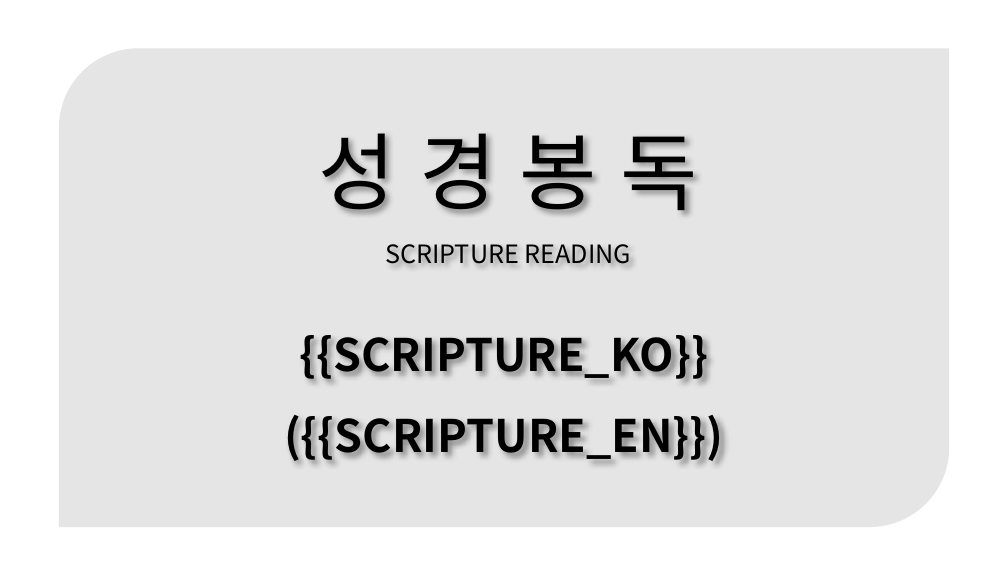
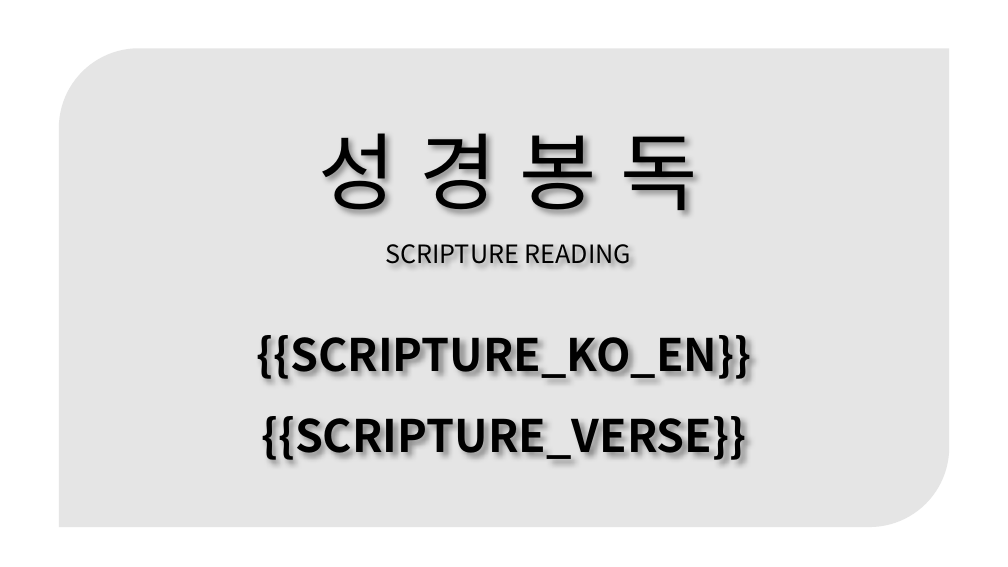
Before and after one commit to yosubcode/ppt, a slide deck: slide 21 of templates/Sunday_Template.pptx. Drawn at 1008x567 pixels with LibreOffice and Linux fonts; fonts in the diff are those of the drawing; background and template pictures are left out. Boxes give left, top, right and bottom in pixels: in the first picture for what was removed or moved away, otherwise in the second. Text is boxed around its words. In the diff, an @@ line names an element or a change of style, - is before the commit and + after.

```diff
--- a/templates/Sunday_Template.pptx
+++ b/templates/Sunday_Template.pptx
@@ text at [256, 335, 751, 460]: text changed @@
-{{SCRIPTURE_KO}}
-({{SCRIPTURE_EN}})
+{{SCRIPTURE_KO_EN}}
+{{SCRIPTURE_VERSE}}
```
Also in this commit, not shown: 12 other files.
